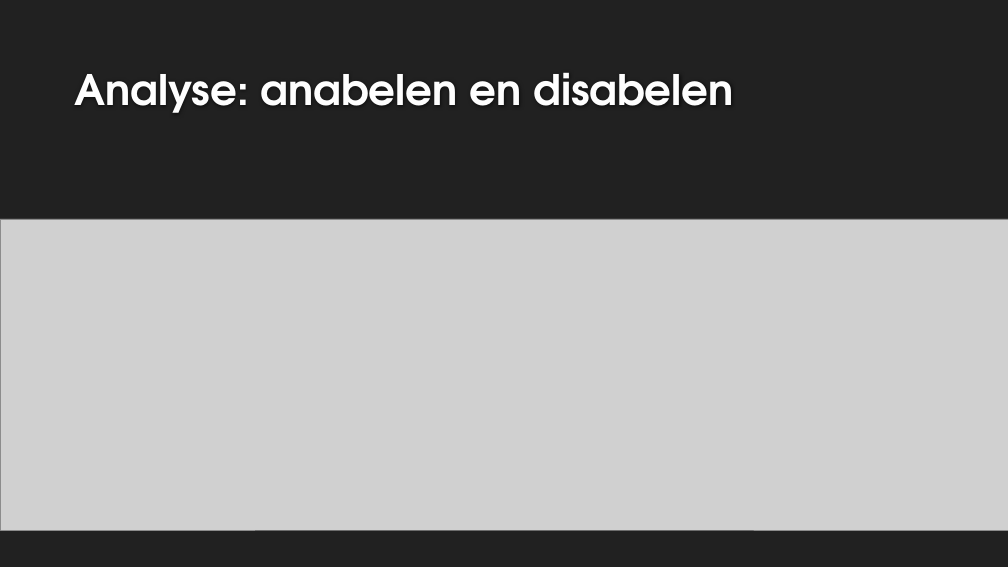
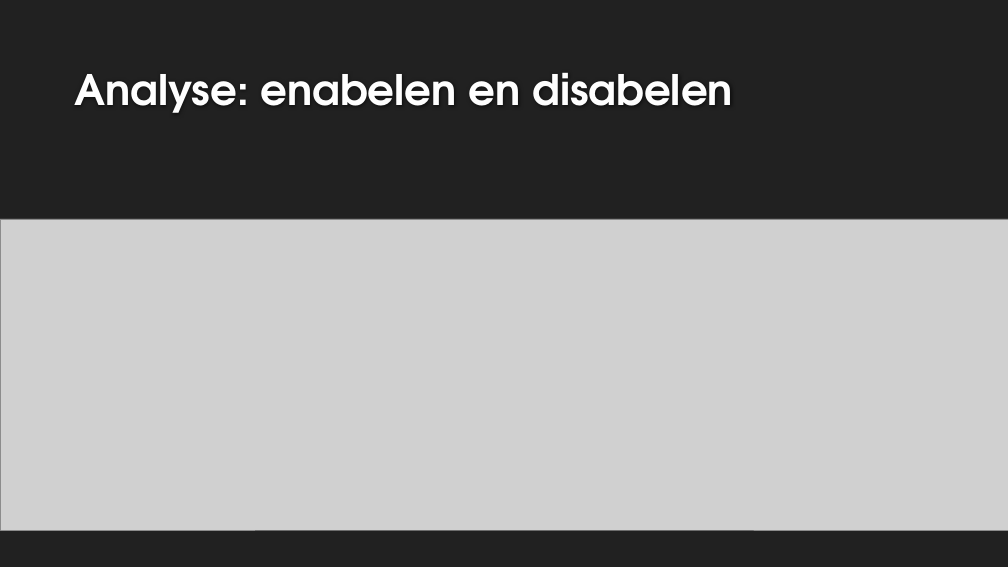
Before and after one commit to KevinD25/BBsnap, a slide deck: slide 13 of doc/Presentatie November.pptx (slide 7 before the commit). Drawn at 1008x567 pixels with LibreOffice and Linux fonts; fonts in the diff are those of the drawing; grey boxes stand for pictures; background and template pictures are left out. Boxes give left, top, right and bottom in pixels: in the first picture for what was removed or moved away, otherwise in the second. Text is boxed around its words. In the diff, an @@ line names an element or a change of style, - is before the commit and + after.

Commit message:
Update ppt

```diff
--- a/doc/Presentatie November.pptx
+++ b/doc/Presentatie November.pptx
@@ title at [75,72,733,113]: text changed @@
-Analyse: anabelen en disabelen
+Analyse: enabelen en disabelen
```
Also in this commit, not shown: 6 slides added.
